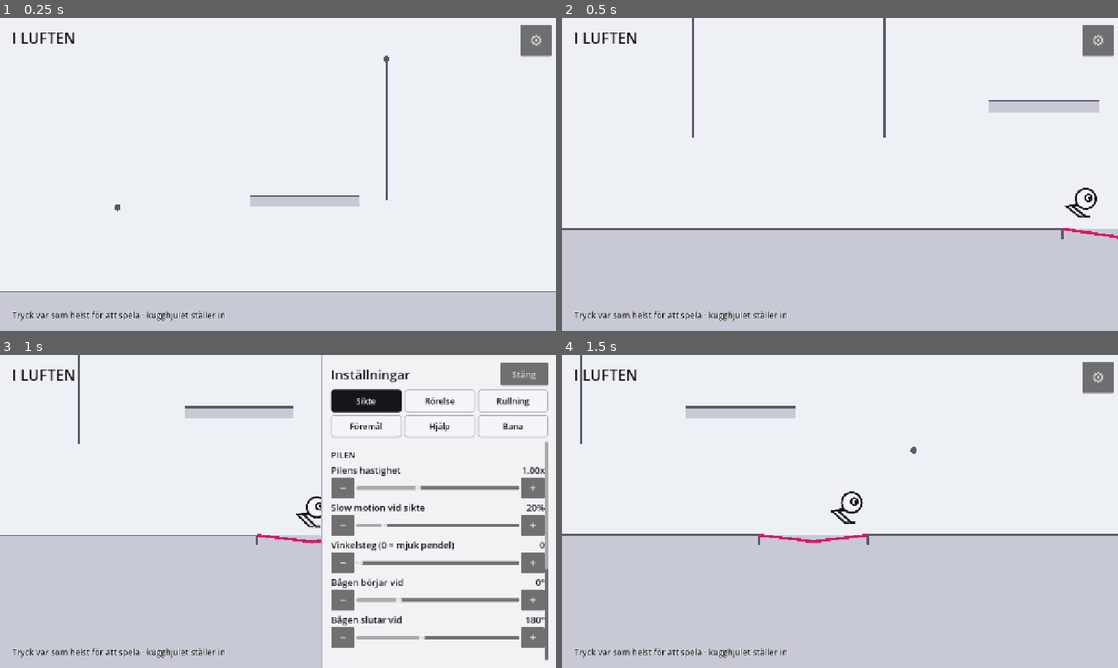
Above: before the commit, frames 1-4 (two rows, left to right).
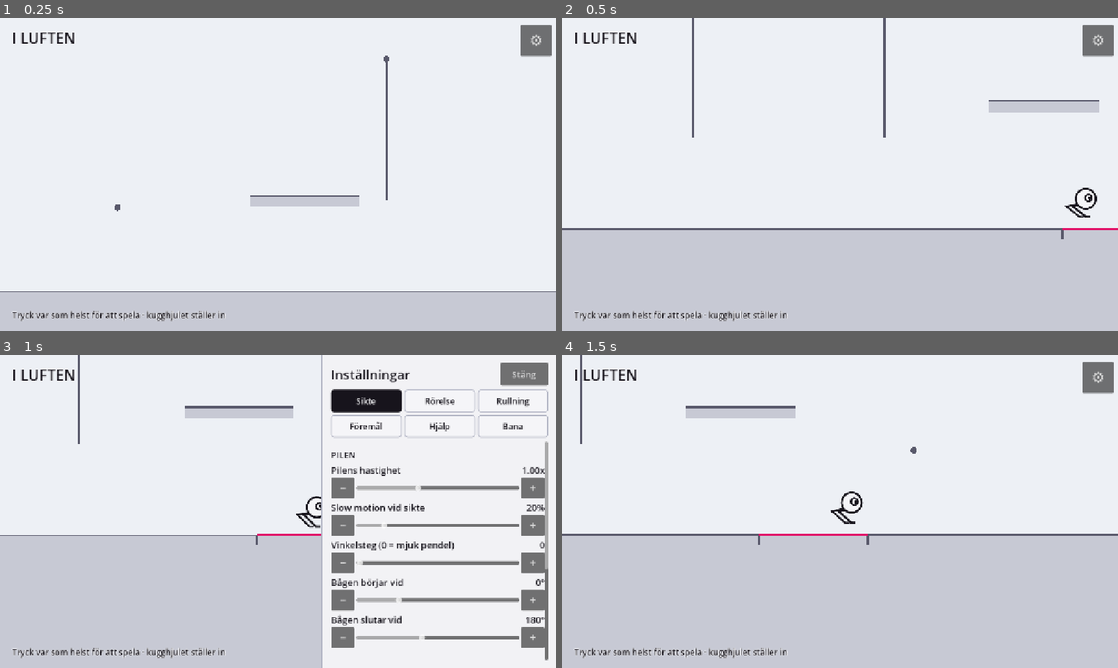
Above: after the commit, the same moments.

Repository: ojojboll-ui/Robo-ball
Game: Godot game, scene res://_soak.tscn
Two runs of this game, one before a commit and one after it. Both use one fixed random seed, a clock stepped at 60 frames per second and the inputs below. This scene is started directly instead of the project's main scene.
Inputs:
- Up to frame 1 (0.25 s): no input
- Up to frame 2 (0.5 s): no input
- Up to frame 3 (1 s): click "⚙" at 0.5 s
- Up to frame 4 (1.5 s): click "Stäng" at 1.25 s

Frame 1 is identical in both runs. In frame 2, 0.1% of the frame differs, in the area x 90-100%, y 67-71%; in frame 3, 0.2%; in frame 4, 0.3%, in the area x 35-55%, y 57-60%.

Commit message:
Rätta duken han landar på och hållningen han siktar i
Två saker från speltestet, och ett svar.

**Han landade en bit över mattan.** Duken ritades som en skål med mitten långt
under den linje han faktiskt möter — 15 px på den bredaste mattan — och
eftergiften efter en studs ritades både djup och långsam, så den hängde kvar
nedtryckt långt efter att han lämnat den. Bukten finns i normalen och inte i
geometrin, och fick inte ritas som om den vore geometri. Duken ligger nu rakt
på kollisionslinjen, och eftergiften är grund och kort: 12 px som mest, borta
på några hundradelar.

**Han reste sig mitt i luften när han skulle hoppa från en lian.** Hängställningen
gäller nu även medan han siktar — benen kvar i greppet, kroppen kvar under det.
Huksittningen hör till marken och är avstängd när han hänger i något.

Och svaret: slow motion fanns redan där, mätt 0,21 i tidsskala så fort man
trycker för att sikta i en sväng, mot 1,00 medan man hänger. Det som såg fel ut
var att han bytte ställning i samma ögonblick.

Kontrollerat på sex stationer i tre banor: ingen baklängesgång, inget fladder.

Co-Authored-By: Claude Opus 5 <noreply@anthropic.com>
Claude-Session: https://claude.ai/code/session_01BFuXiawrAFSoffrH8t6SUi

Diff:
--- a/game/actor/robo_ball.gd
+++ b/game/actor/robo_ball.gd
@@ -117,7 +117,10 @@
 func _update_legs(delta: float) -> void:
 	var grounded := state == State.WALK or state == State.AIM
 	_smooth_normal = _smooth_normal.lerp(ground_normal, minf(1.0, delta * 14.0)).normalized()
-	if state == State.HANG and _swing != null:
+	# Hänger han kvar i något gäller hängställningen även medan han siktar. Förut
+	# reste han sig mitt i luften i samma stund han tryckte, som om han glömt att
+	# det var benen han hängde i.
+	if _swing != null and (state == State.HANG or state == State.AIM):
 		# Hängande är kroppens "upp" riktad bort från greppet — han hänger upp
 		# och ner i benen, som i konceptskiss 05.
 		var down := global_position - _swing.grip()
@@ -859,7 +862,8 @@
 
 func _draw_standing() -> void:
 	var normal := _smooth_normal
-	var crouch := state == State.AIM
+	# Huksittningen hör till marken. Hängande finns det inget att huka mot.
+	var crouch := state == State.AIM and _swing == null
 	var squash := 0.86 if crouch else 1.0
 	var body := to_local(_legs.body_point)
 	if crouch:
--- a/game/world/trampoline.gd
+++ b/game/world/trampoline.gd
@@ -29,7 +29,7 @@
 
 func _process(delta: float) -> void:
 	if _flex > 0.0:
-		_flex = maxf(0.0, _flex - delta * 260.0)
+		_flex = maxf(0.0, _flex - delta * 700.0)
 		queue_redraw()
 
 ## Vänder farten in i duken. Returnerar sant om studsen faktiskt blev av — en
@@ -38,7 +38,10 @@
 	var into := -impact.dot(normal)
 	if into < 40.0:
 		return false
-	_flex = minf(40.0, into * 0.06)
+	# Eftergiften ritas grund och kort. Den var förut både djup och långsam, och
+	# eftersom studsen sker på en enda bildruta hann han lämna duken långt innan
+	# den kommit tillbaka — då såg det ut som om han landat en bit ovanför den.
+	_flex = minf(12.0, into * 0.018)
 	queue_redraw()
 	# En duk är inte plan utan spänd till en skål, och det är därför man studsar
 	# tillbaka mot mitten i stället för att vandra av kanten. Normalen lutar
@@ -63,8 +66,12 @@
 	draw_line(left, left + Vector2(0.0, 22.0), Palette.GROUND_EDGE, 6.0)
 	draw_line(right, right + Vector2(0.0, 22.0), Palette.GROUND_EDGE, 6.0)
 	# Duken, nedtryckt så mycket som senaste studsen svarade mot.
-	# Duken ritas som den skål den är: mitten hänger alltid något lägre än kanten.
-	var mid := Vector2(0.0, _flex + width * 0.5 * sin(Settings.trampoline_curve) * 0.5)
+	# Duken ritas rakt över den linje han faktiskt landar på. Den ritades förut som
+	# en skål med mitten hängande långt under, och då landade han synbart i luften
+	# ovanför den — bukten finns i normalen, inte i geometrin, och får inte ritas
+	# som om den vore geometri. Djupet nedan är bara det duken ger efter vid en
+	# studs, och det försvinner igen.
+	var mid := Vector2(0.0, _flex)
 	var curve := PackedVector2Array()
 	for i in 13:
 		var t := float(i) / 12.0
